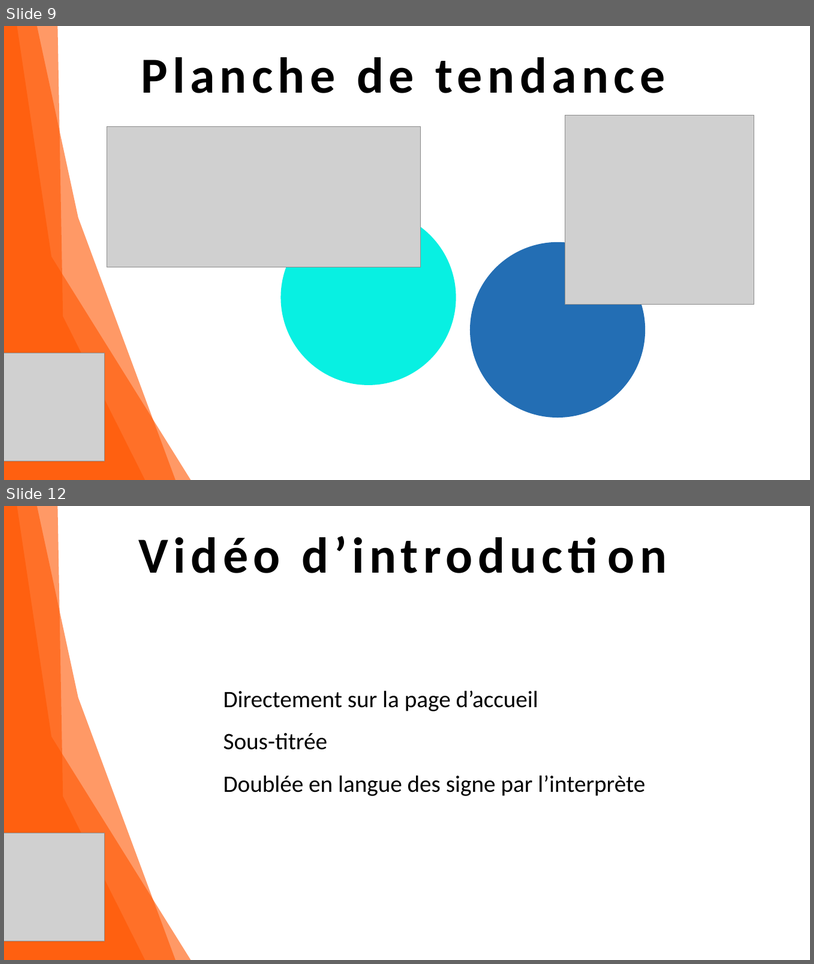
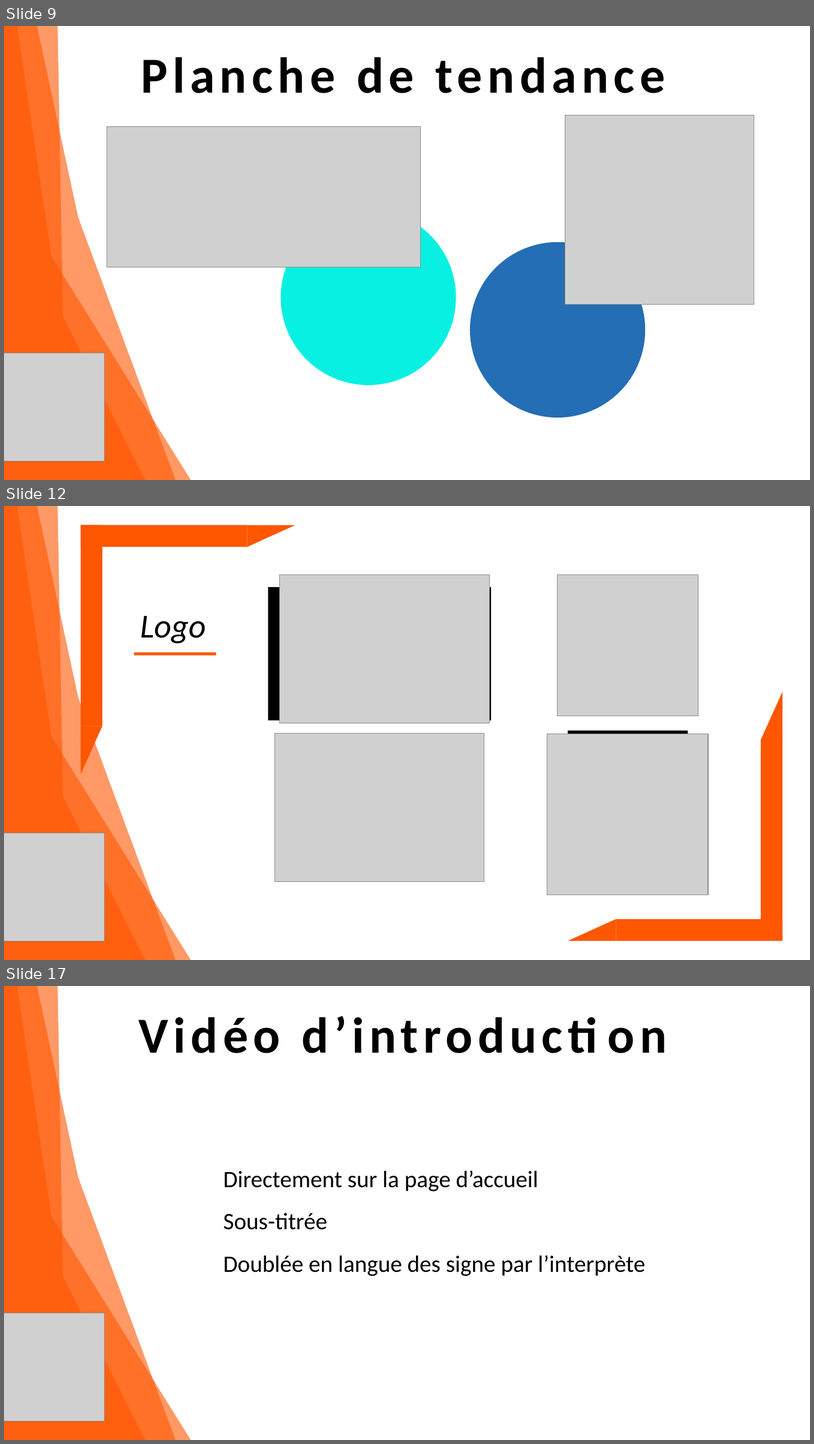
Before and after one commit to Fire-Owl/a11e-accessibilite, a slide deck: dossier-conception/dossier-conception-a11e-v2.pptx. Shown one above the other, each under a label of ours: slides 9 and 12 before the commit, slides 9, 12 and 17 after it; the slides between them are not shown. The pictures are 814x964 and 814x1444 pixels, drawn with LibreOffice and Linux fonts; fonts in the diff are those of the drawing; grey boxes stand for pictures. Boxes give left, top, right and bottom in pixels: in the first picture for what was removed or moved away, otherwise in the second. Text is boxed around its words. In the diff, an @@ line names an element or a change of style, - is before the commit and + after.

```diff
--- a/dossier-conception/dossier-conception-a11e-v2.pptx
+++ b/dossier-conception/dossier-conception-a11e-v2.pptx
@@ slide 12 added at (4, 506, 810, 960), background #FFFFFF @@
@@ freeform shape added at (4, 506, 176, 960), fill #FF5600 at 60% opacity @@
@@ freeform shape added at (4, 506, 196, 960), fill #FF5600 at 60% opacity @@
@@ freeform shape added at (4, 506, 149, 960), fill #FF5600 at 60% opacity @@
@@ picture added at (280, 575, 490, 723) @@
@@ picture added at (558, 574, 698, 715) @@
@@ rectangle added at (269, 587, 492, 720), fill #000000 @@
@@ text added at (140, 616, 206, 643), 40 pt, text #000000, italic @@
+Logo
@@ rectangle added at (134, 652, 216, 655), fill #FF5600 @@
@@ group added at (569, 692, 783, 941): 2 rectangles, 2 right triangles @@
@@ group added at (81, 525, 295, 774): 2 rectangles, 2 right triangles @@
@@ picture added at (275, 733, 485, 882) @@
@@ picture added at (547, 733, 709, 895) @@
@@ rectangle added at (569, 730, 689, 895), fill #000000 @@
@@ picture added at (4, 832, 104, 940) @@
@@ what was slide 12 is now slide 17 @@
```
Also in this commit, not shown: 2 slides changed, 5 other slides added, 1 slide removed, 10 other files.
